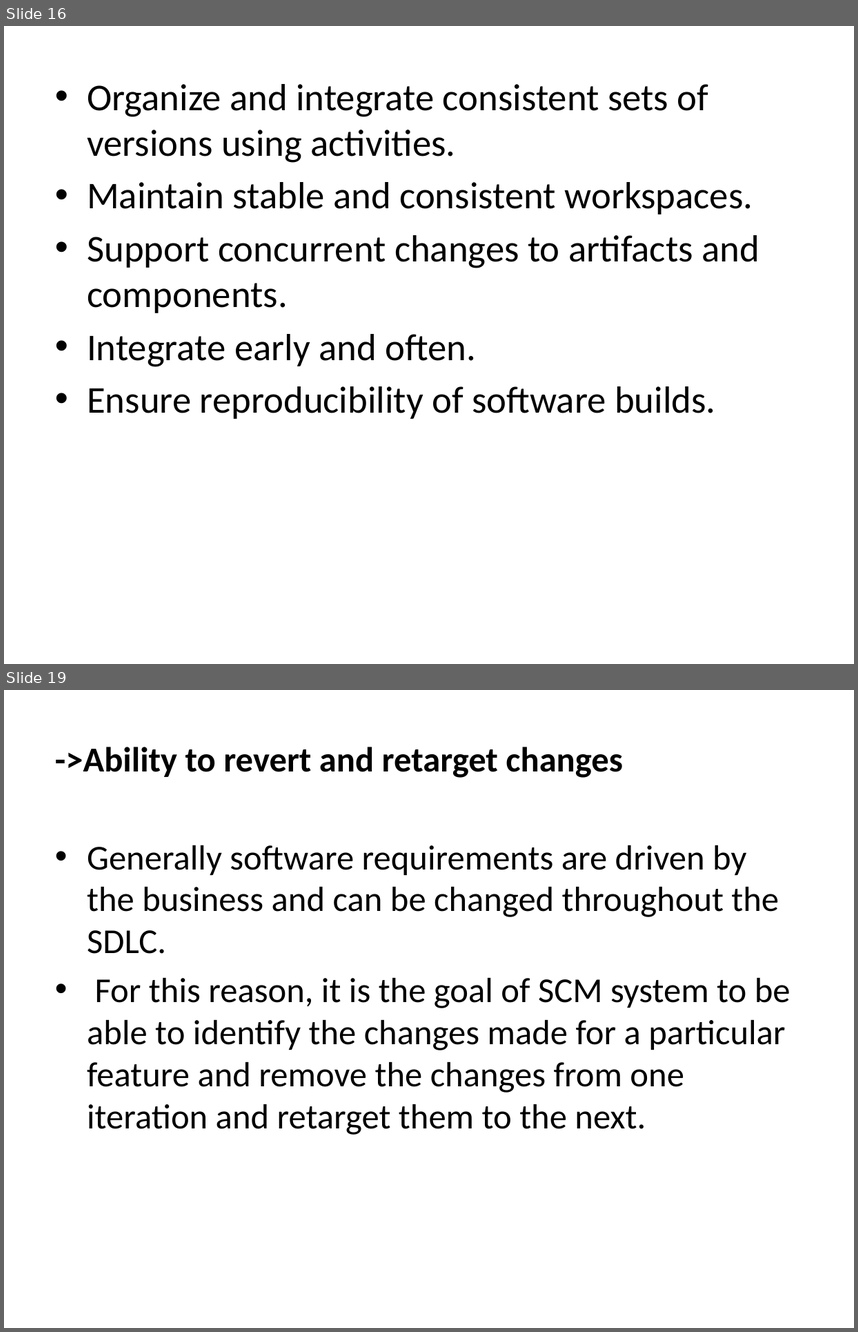
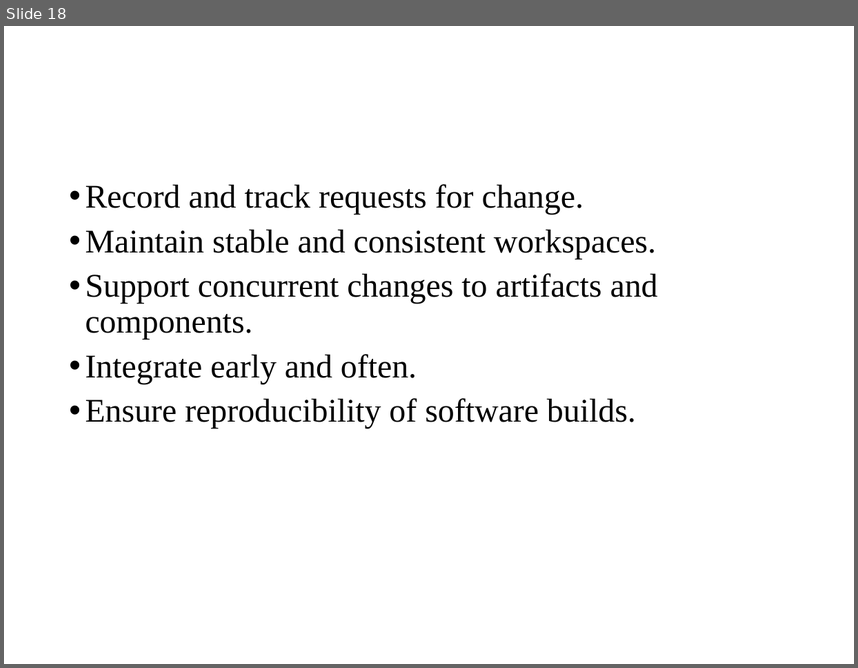
Before and after one commit to suvethaammu/suvethaammu, a slide deck: BEST PRACTICES OF SOTWARE CONFIGURATION MANAGEMENT.pptx. Shown one above the other, each under a label of ours: slides 16 and 19 before the commit, slide 18 after it; the slides between them are not shown. The pictures are 858x1332 and 858x668 pixels, drawn with LibreOffice and Linux fonts; fonts in the diff are those of the drawing. Boxes give left, top, right and bottom in pixels: in the first picture for what was removed or moved away, otherwise in the second. Text is boxed around its words. In the diff, an @@ line names an element or a change of style, - is before the commit and + after.

```diff
--- a/BEST PRACTICES OF SOTWARE CONFIGURATION MANAGEMENT.pptx
+++ b/BEST PRACTICES OF SOTWARE CONFIGURATION MANAGEMENT.pptx
@@ slide 19 removed at box(4, 690, 854, 1328), background #FFFFFF @@
@@ text removed at box(55, 747, 791, 1134) @@
-->Ability to revert and retarget changes
-• Generally software requirements are driven by the business and can be changed throughout the SDLC.
-• For this reason, it is the goal of SCM system to be able to identify the changes made for a particular feature and remove the changes from one iteration and retarget them to the next.
@@ what was slide 16 is now slide 18 @@
@@ slide 18 changed as well @@
@@ text "Record and track requests for ...": place and size @@
-text "Record and track requests for ..." at box(87, 84, 760, 419)
+text "Record and track requests for ..." at box(85, 184, 658, 428)
@@ text at box(85, 184, 584, 214): text changed; size 32 to 28 pt; font Calibri to Times New Roman @@
-• Organize and integrate consistent sets of versions using activities.
+• Record and track requests for change.
@@ text at box(85, 229, 658, 428): size 32 to 28 pt, font Calibri to Times New Roman in "Maintain stable and consistent workspaces.", "Support concurrent changes to artifacts and components.", "Integrate early and often.", "Ensure reproducibility of software builds."; indent changed; line spacing 1 to 0.9; more space between paragraphs @@
```
Also in this commit, not shown: 8 other slides changed, 11 slides added, 11 other slides removed.
